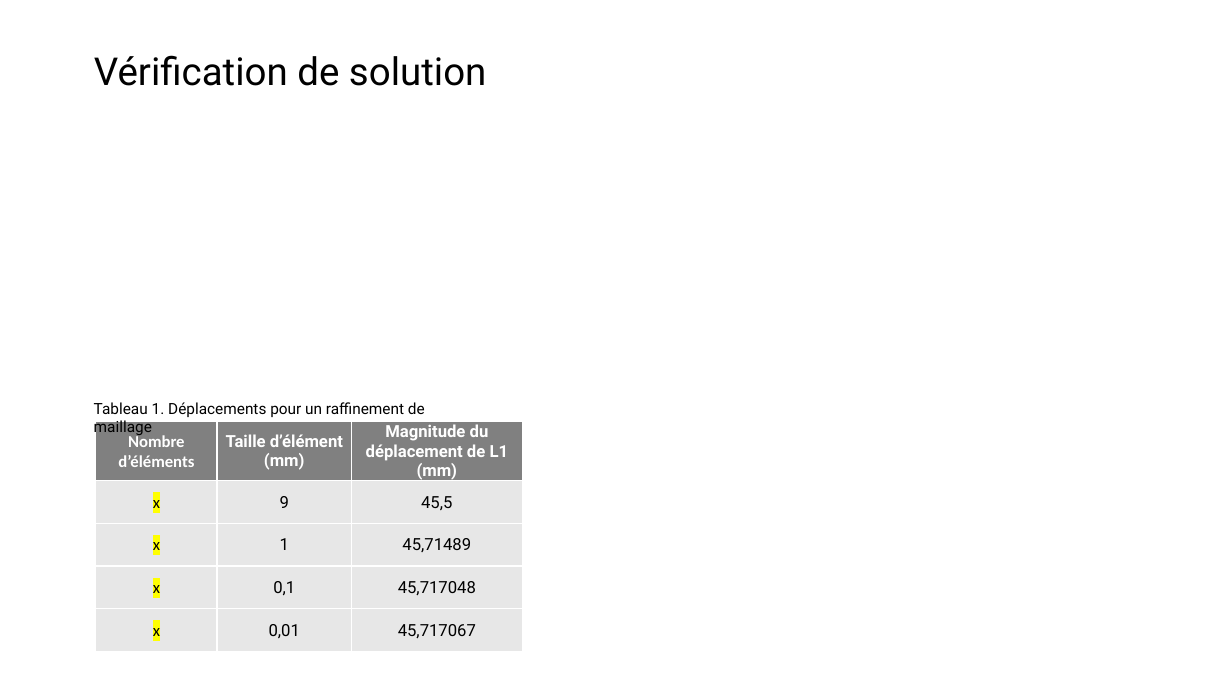
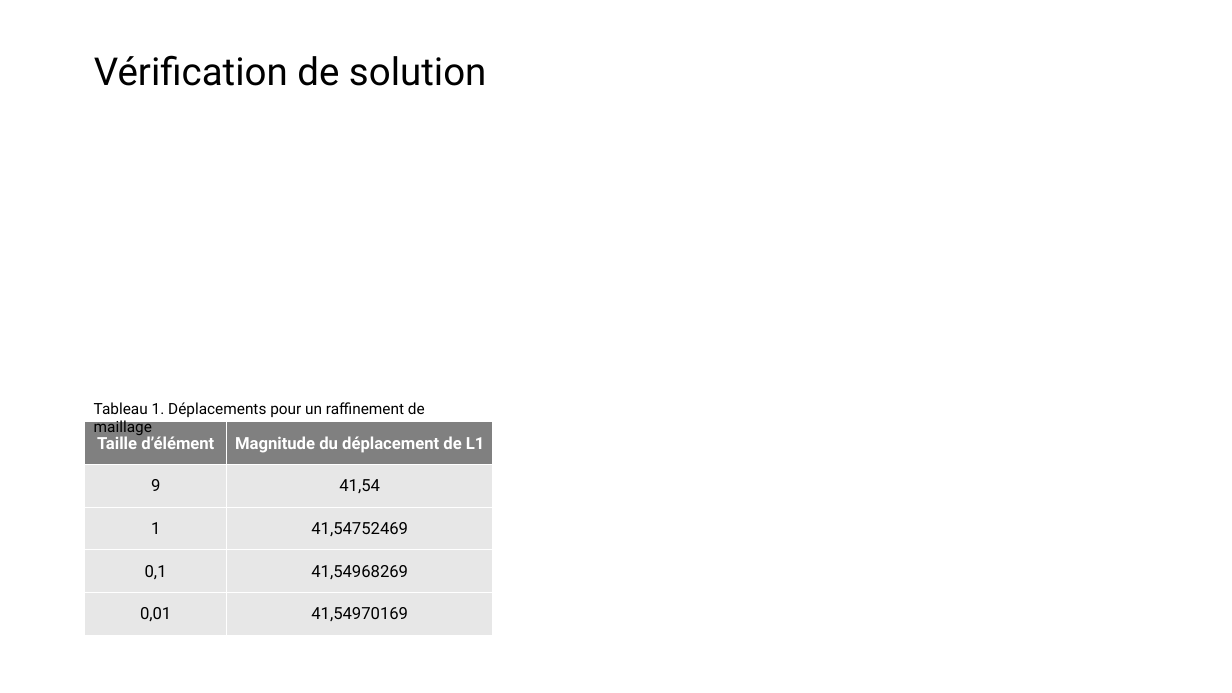
Before and after one commit to AcileSf/MEC8211ProjetFinal, a slide deck: slide 8 of Rapport_Projet_V1.pptx. Drawn at 1232x693 pixels with LibreOffice and Linux fonts; fonts in the diff are those of the drawing; grey boxes stand for pictures. Boxes give left, top, right and bottom in pixels: in the first picture for what was removed or moved away, otherwise in the second. Text is boxed around its words. In the diff, an @@ line names an element or a change of style, - is before the commit and + after.

```diff
--- a/Rapport_Projet_V1.pptx
+++ b/Rapport_Projet_V1.pptx
@@ table at (x1=85, y1=421, x2=494, y2=635) @@
-column 1: Nombre d’éléments | x | x | x | x
-column 2: Taille d’élément (mm) | 9 | 1 | 0,1 | 0,01
-column 3: Magnitude du déplacement de L1 (mm) | 45,5 | 45,71489 | 45,717048 | 45,717067
+column 1: Taille d’élément | 9 | 1 | 0,1 | 0,01
+column 2: Magnitude du déplacement de L1 | 41,54 | 41,54752469 | 41,54968269 | 41,54970169
@@ table resized from (x1=96, y1=421, x2=523, y2=653) to (x1=85, y1=421, x2=494, y2=635) @@
```
Also in this commit, not shown: 3 other slides changed, 1 other file.
